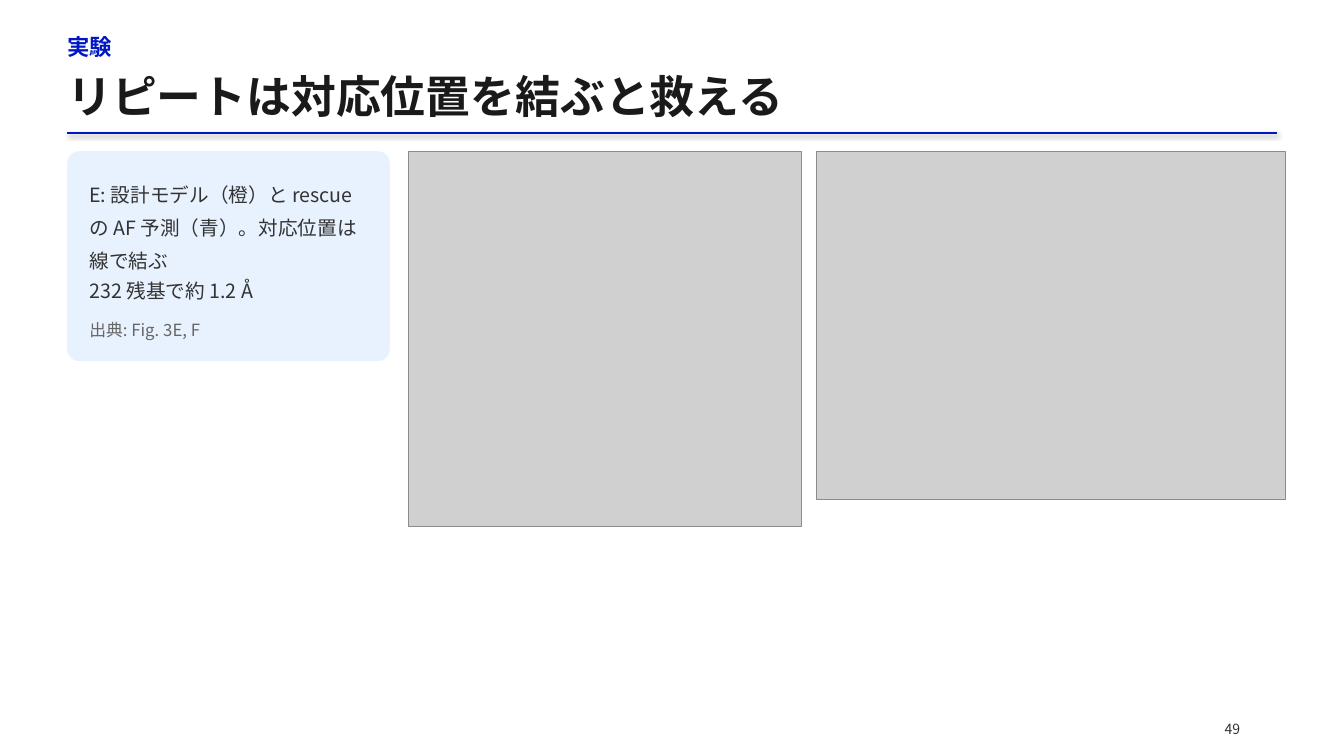
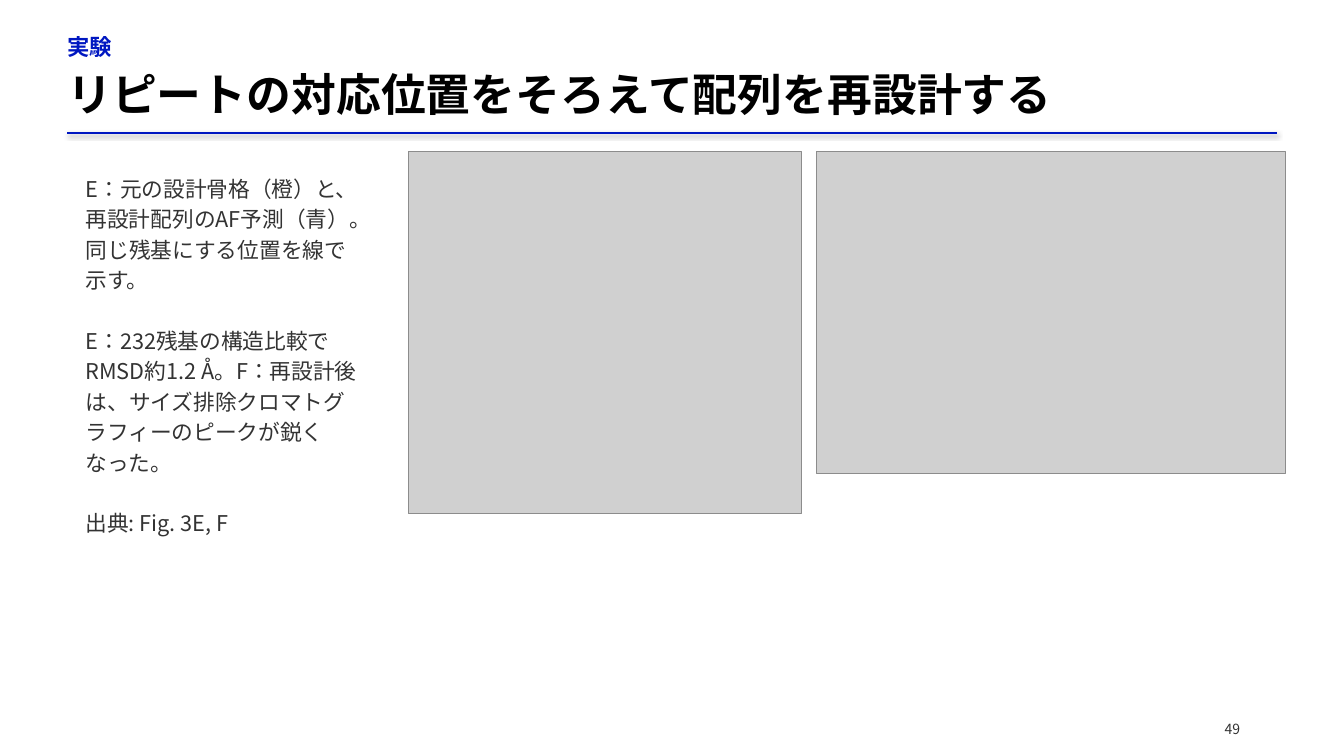
Before and after one commit to matsunagalab/lecture_bioinfo, a slide deck: slide 49 of 07_タンパク質設計/07_タンパク質設計.pptx. Drawn at 1344x756 pixels with LibreOffice and Linux fonts; fonts in the diff are those of the drawing; grey boxes stand for pictures. Boxes give left, top, right and bottom in pixels: in the first picture for what was removed or moved away, otherwise in the second. Text is boxed around its words. In the diff, an @@ line names an element or a change of style, - is before the commit and + after.

Commit message:
Improve lecture 07 figures, equations, and Japanese explanations

```diff
--- a/07_タンパク質設計/07_タンパク質設計.pptx
+++ b/07_タンパク質設計/07_タンパク質設計.pptx
@@ text at box(67, 73, 1051, 115): text changed; text colour #1A1A1A to #000000 @@
-リピートは対応位置を結ぶと救える
+リピートの対応位置をそろえて配列を再設計する
@@ rounded rectangle removed at box(68, 151, 390, 361) @@
@@ text added at box(86, 178, 371, 537), 15.5 pt, text #333333 @@
+E：元の設計骨格（橙）と、再設計配列のAF予測（青）。同じ残基にする位置を線で示す。
+E：232残基の構造比較でRMSD約1.2 Å。F：再設計後は、サイズ排除クロマトグラフィーのピークが鋭くなった。
+出典: Fig. 3E, F
@@ picture: place and size @@
-picture at box(408, 151, 802, 527)
+picture at box(408, 151, 802, 514)
@@ picture: place and size @@
-picture at box(817, 151, 1286, 499)
+picture at box(817, 151, 1286, 474)
@@ text removed at box(89, 185, 357, 270) @@
-E: 設計モデル（橙）と rescue の AF 予測（青）。対応位置は線で結ぶ
@@ text removed at box(89, 279, 253, 300) @@
-232 残基で約 1.2 Å
@@ text removed at box(89, 322, 200, 340) @@
-出典: Fig. 3E, F
```
Also in this commit, not shown: 25 other slides changed, 1 slide added, 1 slide removed, 2 other files.
